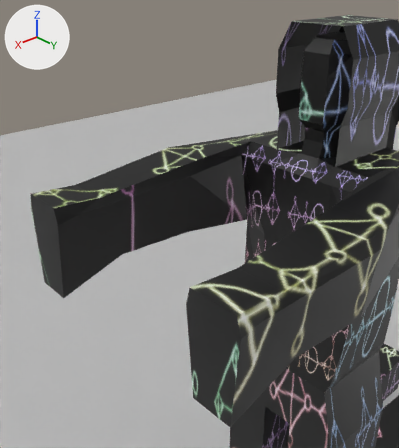
The Blender file 4_0_AngelArt_March6th2024.blend, before and after one commit.
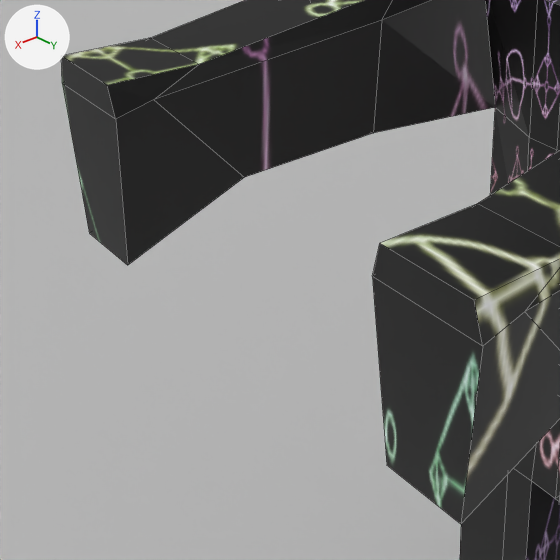
Each version is shown from a 50 mm camera at (1.01, 0.692, 2.7) aimed at (0.116, -0.307, 2.051), then close up on the part from 0% to 70% of the width and 37% to 100% of the height. Every picture has the same lights, and +X, +Y and +Z are marked at upper left. The close-ups show mesh edges as thin lines.

Before the edit, the objects in view are built like this:
```python
me_cube = bpy.data.meshes.new('Cube')
me_cube.from_pydata(...)  # 404 vertices, 381 faces; spans x -5.58..4.79, y -1.28..1.27, z -3.99..2.37
me_cube.materials.append(mat_material_002)  # picture img_peacetexture1_png
me_plane_002 = bpy.data.meshes.new('Plane.002')
me_plane_002.from_pydata([(-1.0, -1.0, 0.0), (1.0, -1.0, 0.0), (-1.0, 1.0, 0.0), (1.0, 1.0, 0.0)], [], [(0, 1, 3, 2)])
me_plane_002.materials.append(mat_material_001)  # grey #bcbcbc
ob_cube = bpy.data.objects.new('Cube', me_cube)
ob_cube.location = (-0.776, -0.522, 1.527)
ob_cube.scale = (0.218, 0.408, 0.408)
ob_plane = bpy.data.objects.new('Plane', me_plane_002)
ob_plane.location = (-0.776, 0.477, 0.0)
ob_plane.scale = (8.68, 8.68, 8.68)
```
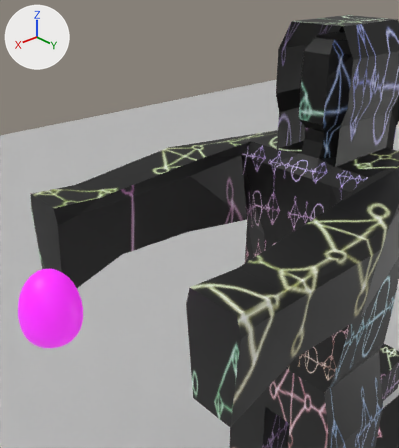
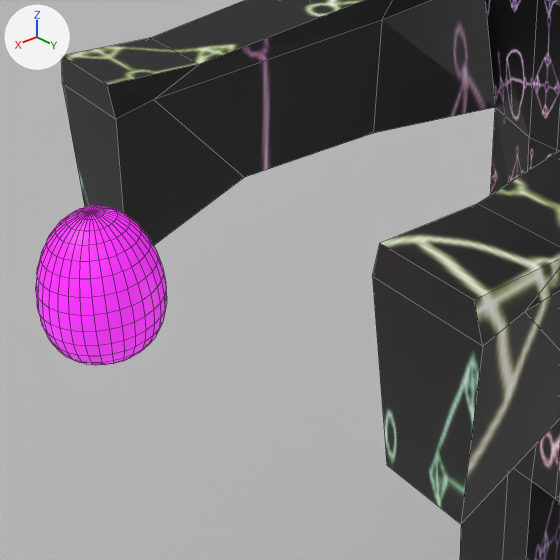
Commit message: Added Easter Egg

Where the change shows, as pixel boxes (x1, y1, x2, y2) in the close-ups (560 x 560 px):
```json
{"object": "EasterEgg1", "change": "added", "after": [36, 206, 166, 365], "on screen": "pink"}
```

Edits to the scene script, one JSON object a line:
```json
{"op": "add", "block": "mat_material_005", "code": ["mat_material_005 = principled_material('Material.005')", "mat_material_005.base_color = (0.726, 0.0, 0.801)  # pink #dd00e7", "mat_material_005.emission_color = (0.994, 0.0485, 1.0)  # pink #fe3eff", "mat_material_005.emission_strength = 0.4"]}
{"op": "add", "block": "me_sphere_003", "code": ["me_sphere_003 = bpy.data.meshes.new('Sphere.003')", "me_sphere_003.from_pydata(...)  # 482 vertices, 512 faces; spans x -1.0..1.0, y -1.0..1.0, z -1.43..1.18", "me_sphere_003.polygons.foreach_set('use_smooth', [True] * 512)", "me_sphere_003.materials.append(mat_material_005)  # pink #dd00e7"]}
{"op": "add", "block": "ob_easteregg1", "code": ["ob_easteregg1 = bpy.data.objects.new('EasterEgg1', me_sphere_003)", "ob_easteregg1.location = (0.479, -0.502, 1.861)", "ob_easteregg1.scale = (0.0847, 0.0847, 0.0847)"]}
```
